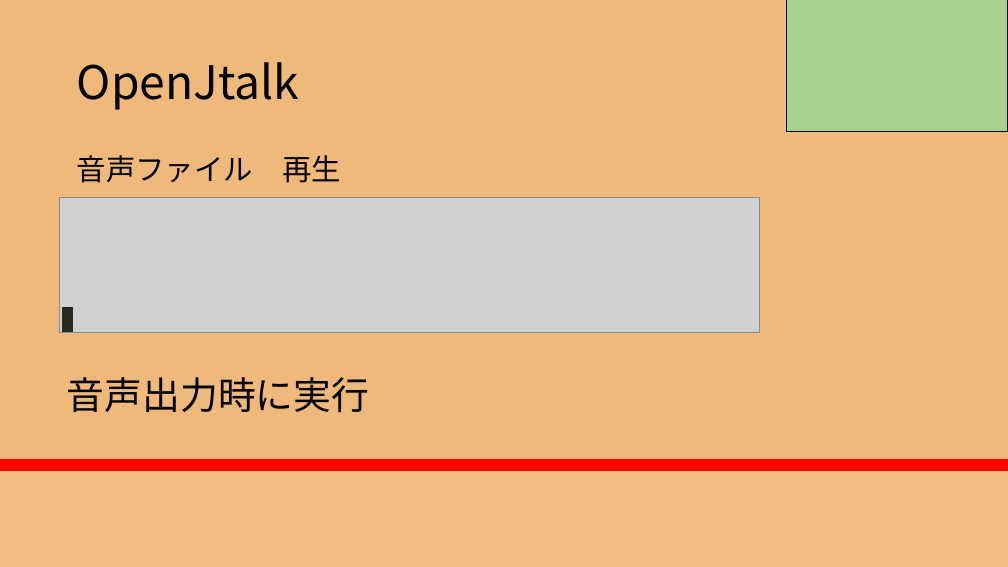
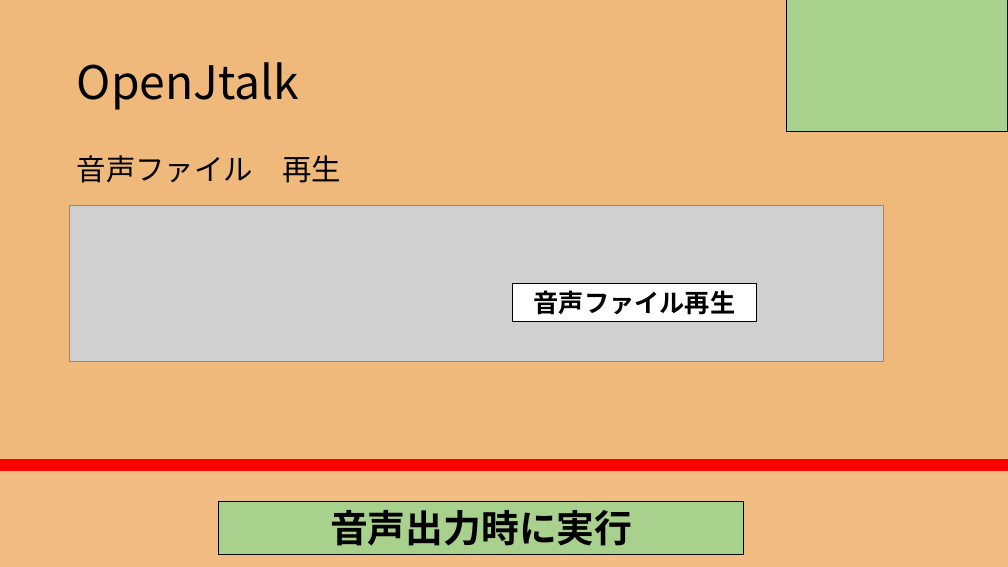
Before and after one commit to RikiishiSuzunosuke/AIspeaker_yosie, a slide deck: slide 21 of presentation/AIスピーカー開発_3_main.pptx (slide 22 before the commit). Drawn at 1008x567 pixels with LibreOffice and Linux fonts; fonts in the diff are those of the drawing; grey boxes stand for pictures. Boxes give left, top, right and bottom in pixels: in the first picture for what was removed or moved away, otherwise in the second. Text is boxed around its words. In the diff, an @@ line names an element or a change of style, - is before the commit and + after.

```diff
--- a/presentation/AIスピーカー開発_3_main.pptx
+++ b/presentation/AIスピーカー開発_3_main.pptx
@@ picture resized from (x1=60, y1=198, x2=760, y2=332) to (x1=70, y1=206, x2=884, y2=361) @@
@@ rectangle added at (x1=512, y1=284, x2=757, y2=321), fill #FFFFFF, outline #000000 0.75 pt, 24 pt, text #000000, bold @@
+音声ファイル再生
@@ rectangle removed at (x1=63, y1=308, x2=73, y2=332) @@
@@ rectangle "音声出力時に実行" resized from (x1=67, y1=377, x2=369, y2=412) to (x1=219, y1=501, x2=744, y2=555) @@
@@ rectangle "音声出力時に実行" at (x1=219, y1=501, x2=744, y2=555): bold on; alignment left to centre; fill none to #A9D18E; outline none to #000000 0.75 pt @@
```
Also in this commit, not shown: 3 other slides changed, 1 slide removed, 7 other files.
